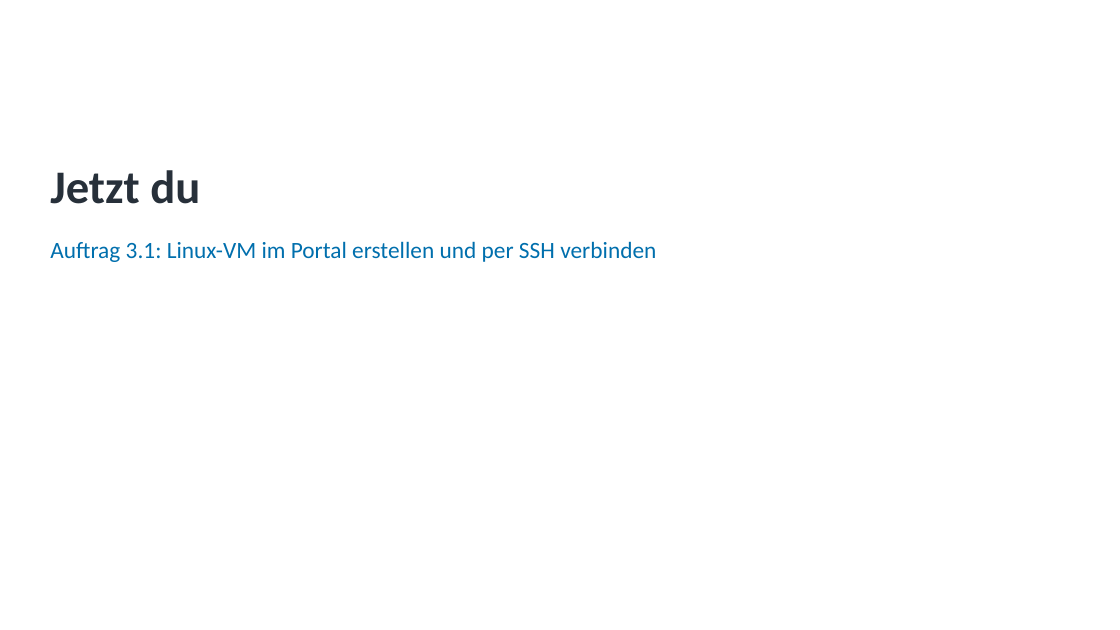
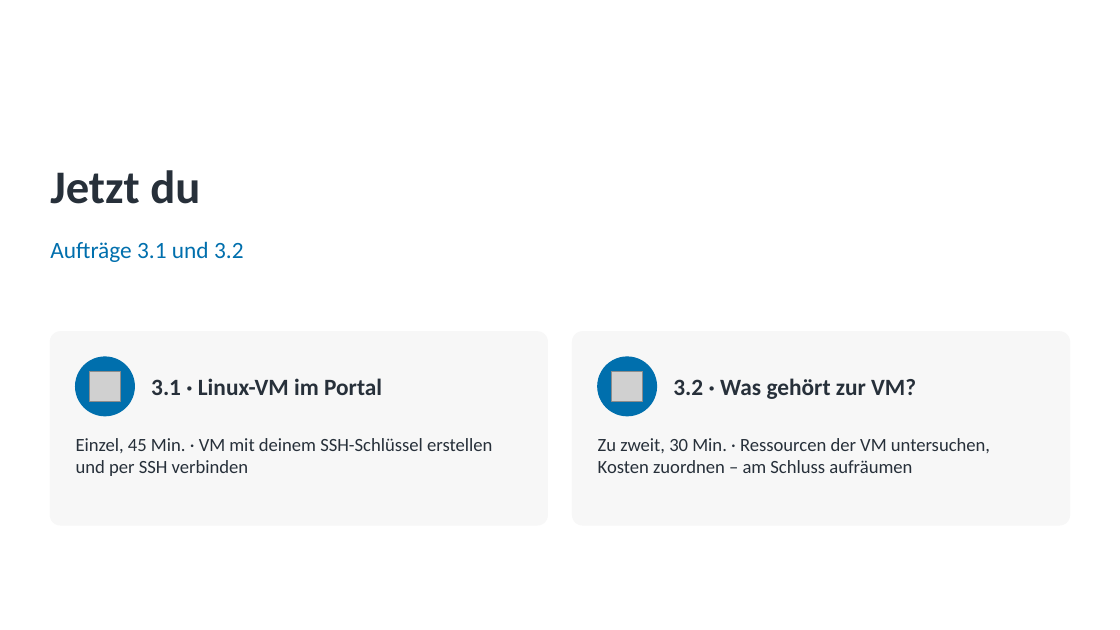
Before and after one commit to pat-teacher/azure-basics-training, a slide deck: slide 11 of praesentationen/input-04-azure-compute.pptx. Drawn at 1120x630 pixels with LibreOffice and Linux fonts; fonts in the diff are those of the drawing; grey boxes stand for pictures; background and template pictures are left out. Boxes give left, top, right and bottom in pixels: in the first picture for what was removed or moved away, otherwise in the second. Text is boxed around its words. In the diff, an @@ line names an element or a change of style, - is before the commit and + after.

Commit message:
Update presentation content: revise tasks for Azure VM creation and resource exploration

```diff
--- a/praesentationen/input-04-azure-compute.pptx
+++ b/praesentationen/input-04-azure-compute.pptx
@@ text at box(50, 241, 244, 262): text changed @@
-Auftrag 3.1: Linux-VM im Portal erstellen und per SSH verbinden
+Aufträge 3.1 und 3.2
@@ rounded rectangle added at box(50, 332, 548, 525), fill #F7F7F7, outline #F7F7F7 1 pt @@
@@ ellipse added at box(76, 357, 134, 416), fill #006FAD, outline #006FAD 1 pt @@
@@ rounded rectangle added at box(573, 332, 1070, 525), fill #F7F7F7, outline #F7F7F7 1 pt @@
@@ ellipse added at box(598, 357, 657, 416), fill #006FAD, outline #006FAD 1 pt @@
@@ picture added at box(90, 371, 120, 402) @@
@@ text added at box(151, 378, 382, 395), 20 pt, text #27303A, bold @@
+3.1 · Linux-VM im Portal
@@ picture added at box(612, 371, 642, 402) @@
@@ text added at box(673, 378, 916, 399), 20 pt, text #27303A, bold @@
+3.2 · Was gehört zur VM?
@@ text added at box(76, 438, 492, 476), 16 pt, text #27303A @@
+Einzel, 45 Min. · VM mit deinem SSH-Schlüssel erstellen und per SSH verbinden
@@ text added at box(598, 438, 990, 473), 16 pt, text #27303A @@
+Zu zweit, 30 Min. · Ressourcen der VM untersuchen, Kosten zuordnen – am Schluss aufräumen
```
Also in this commit, not shown: 1 other file.
